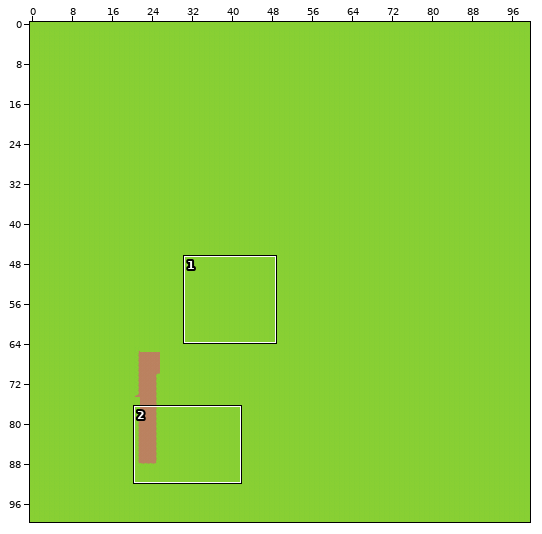
An edit to a level. Tiled map, FinalProject/exampleGame/assets/tileTest/Stage1.tmx. Above: a wide view before the commit, with the close-up outlined.
Close-up. As it was:
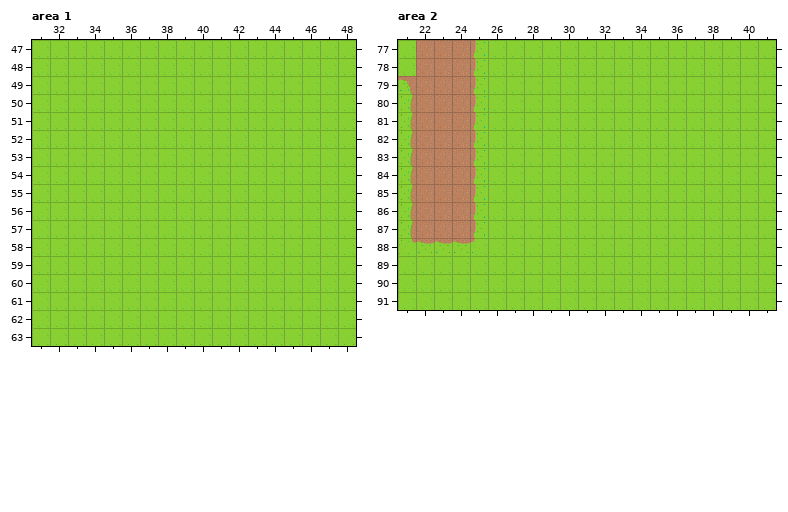
Cells are 32x32 px. Shown: area 1 x 31..48, y 47..63; area 2 x 21..41, y 77..91. The commit also changed other parts of the map, which this record leaves out.
The same view after the edit:
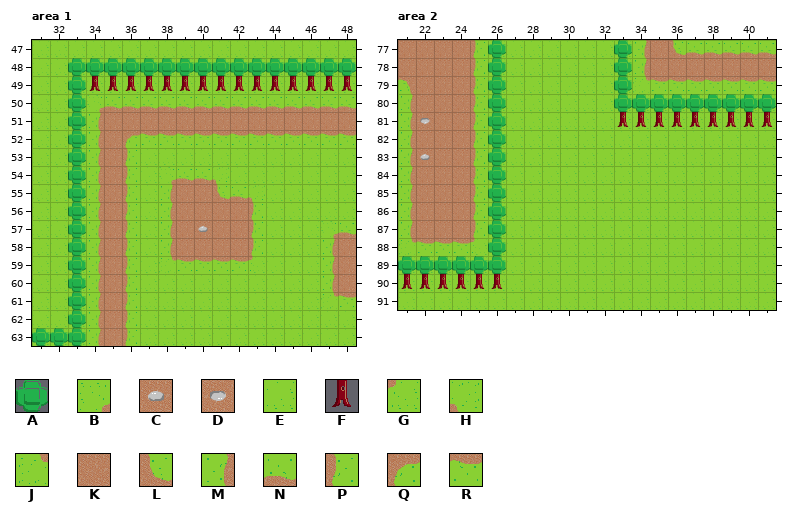
Key: from "common": A 0, B 1, C 2, D 2 turned 180, E 3, F 5, G 6, H 8, J 10, K 11, L 12, M 13, N 16, P 17, Q 18, R 21.
_ is an empty cell, . an unchanged one.
What changed:
--- layer "BackGround1", area 1
@@ x 34..48 @@
-50 EEEEEEEEEEEEEEE
-51 EEEEEEEEEEEEEEE
-52 EEEEEEEEEEEEEEE
-53 EEE............
-54 EEE.EEEE.......
-55 EEE.EEEEEE.....
-56 EEE.EEEEEE.....
-57 EEE.EEEEEE...EE
-58 EEE.EEEEEE...EE
-59 EEE.EEEEEE...EE
-60 EEE..........EE
-61 EEE..........EE
-62 EEE............
-63 EEE............
+50 BNNNNNNNNNNNNNN
+51 MKKKKKKKKKKKKKK
+52 MKQRRRRRRRRRRRR
+53 MKP............
+54 MKP.BNNH.......
+55 MKP.MKKLNH.....
+56 MKP.MKKKKP.....
+57 MKP.MKCKKP...BN
+58 MKP.MKKKKP...MK
+59 MKP.JRRRRG...MK
+60 MKP..........MK
+61 MKP..........JR
+62 MKP............
+63 MKP............
--- layer "Collision1", area 1
@@ x 31..48 @@
-48 ..________________
-49 ..________________
-50 .._...............
-51 .._...............
-52 .._...............
-53 .._...............
-54 .._...............
-55 .._...............
-56 .._...............
-57 .._...............
-58 .._...............
-59 .._...............
-60 .._...............
-61 .._...............
-62 .._...............
-63 ___...............
+48 ..AAAAAAAAAAAAAAAA
+49 ..AFFFFFFFFFFFFFFF
+50 ..A...............
+51 ..A...............
+52 ..A...............
+53 ..A...............
+54 ..A...............
+55 ..A...............
+56 ..A...............
+57 ..A...............
+58 ..A...............
+59 ..A...............
+60 ..A...............
+61 ..A...............
+62 ..A...............
+63 AAA...............
--- layer "BackGround1", area 2
@@ x 21..41 @@
-77 E............EEEEEEEE
-78 E............EEEEEEEE
-79 .............EEEEEEEE
+77 K............MKLNNNNN
+78 K............MKKKKKKK
+79 .............JRRRRRRR
@@ x 22..22 @@
-81 K
+81 D
@@ x 22..22 @@
-83 K
+83 C
--- layer "Collision1", area 2
@@ x 21..41 @@
-77 ....._......_........
-78 ....._......_........
-79 ....._......_........
-80 ....._......_________
-81 ....._......_________
-82 ....._...............
-83 ....._...............
-84 ....._...............
-85 ....._...............
-86 ....._...............
-87 ....._...............
-88 ....._...............
-89 ______...............
-90 ______...............
+77 .....A......A........
+78 .....A......A........
+79 .....A......A........
+80 .....A......AAAAAAAAA
+81 .....A......FFFFFFFFF
+82 .....A...............
+83 .....A...............
+84 .....A...............
+85 .....A...............
+86 .....A...............
+87 .....A...............
+88 .....A...............
+89 AAAAAA...............
+90 FFFFFF...............
Where, in picture pixels (left, top, right, bottom), the same in both close-ups:
changed: (32, 58, 356, 346)
changed: (398, 40, 506, 289)
changed: (614, 40, 776, 127)
